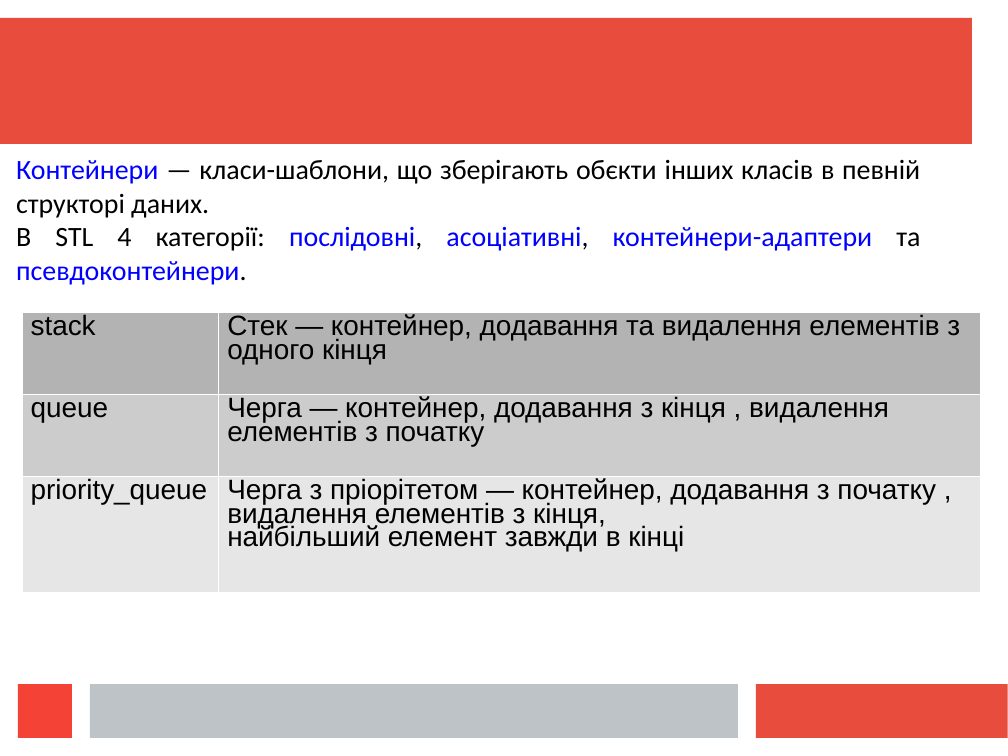
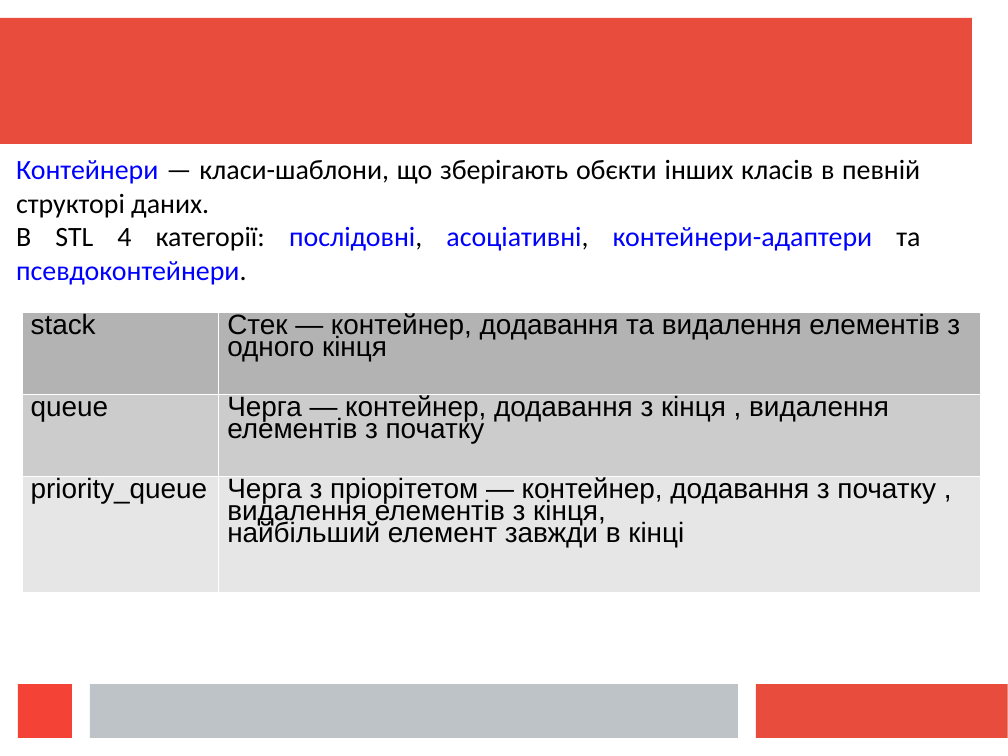
Before and after one commit to mecchmatProjects/CppCourse, a slide deck: slide 8 of Lect12/CppUkrTutor12_1.ppt. Drawn at 1008x756 pixels with LibreOffice and Linux fonts; fonts in the diff are those of the drawing. Boxes give left, top, right and bottom in pixels: in the first picture for what was removed or moved away, otherwise in the second. Text is boxed around its words. In the diff, an @@ line names an element or a change of style, - is before the commit and + after.

```diff
--- a/Lect12/CppUkrTutor12_1.ppt
+++ b/Lect12/CppUkrTutor12_1.ppt
@@ table at box(22, 312, 981, 593) @@
@@ line spacing 0.76 to 0.71 @@
```
Also in this commit, not shown: 11 other slides changed, 4 other files.
